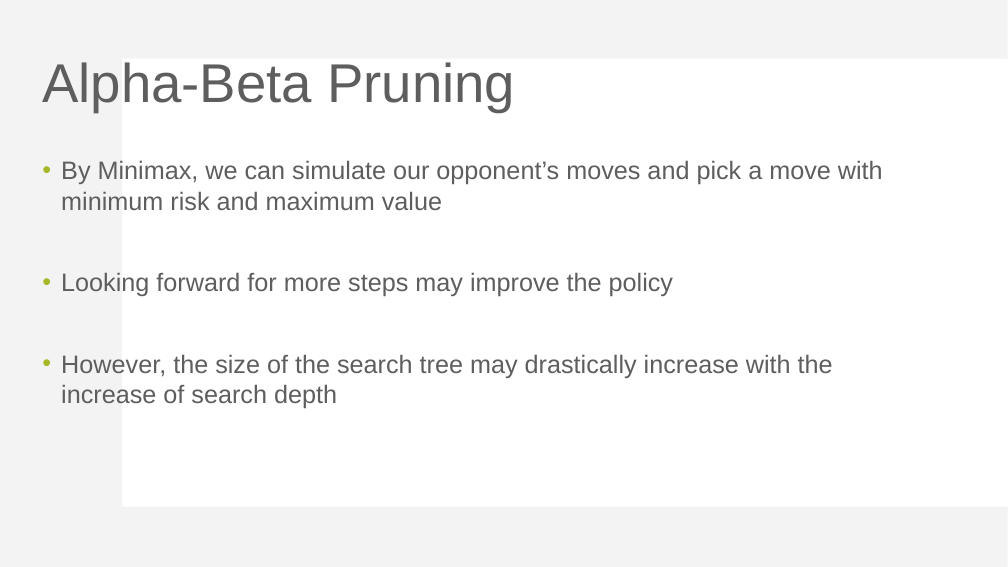
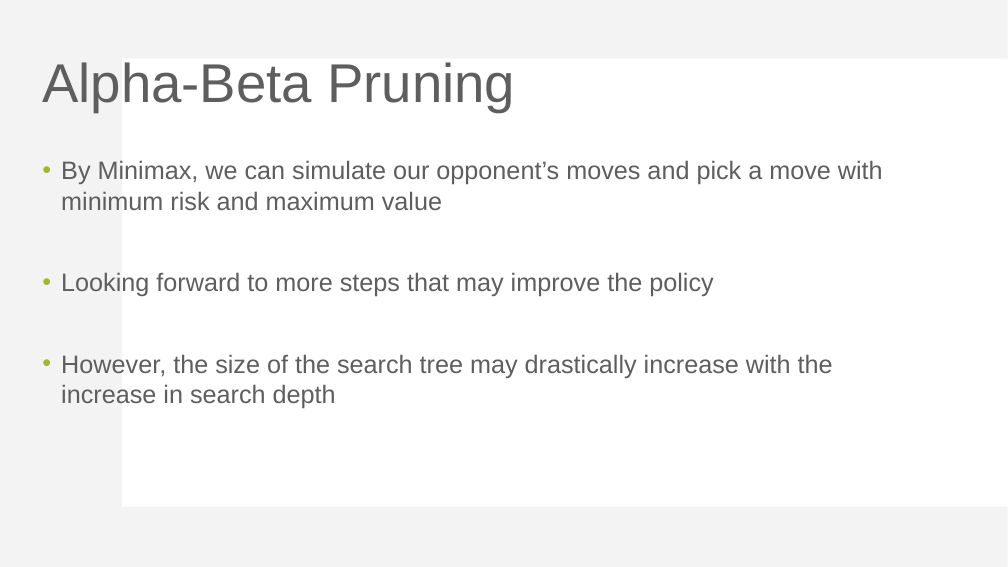
Before and after one commit to yeudah/I2P3-mingxiaa, a slide deck: slide 41 of document/Mini-Project-3-introduction.pptx. Drawn at 1008x567 pixels with LibreOffice and Linux fonts; fonts in the diff are those of the drawing. Boxes give left, top, right and bottom in pixels: in the first picture for what was removed or moved away, otherwise in the second. Text is boxed around its words. In the diff, an @@ line names an element or a change of style, - is before the commit and + after.

```diff
--- a/document/Mini-Project-3-introduction.pptx
+++ b/document/Mini-Project-3-introduction.pptx
@@ text at box(61, 272, 833, 408): text changed @@
-• Looking forward for more steps may improve the policy
-• However, the size of the search tree may drastically increase with the increase of search depth
+• Looking forward to more steps that may improve the policy
+• However, the size of the search tree may drastically increase with the increase in search depth
```
Also in this commit, not shown: 22 other slides changed.
